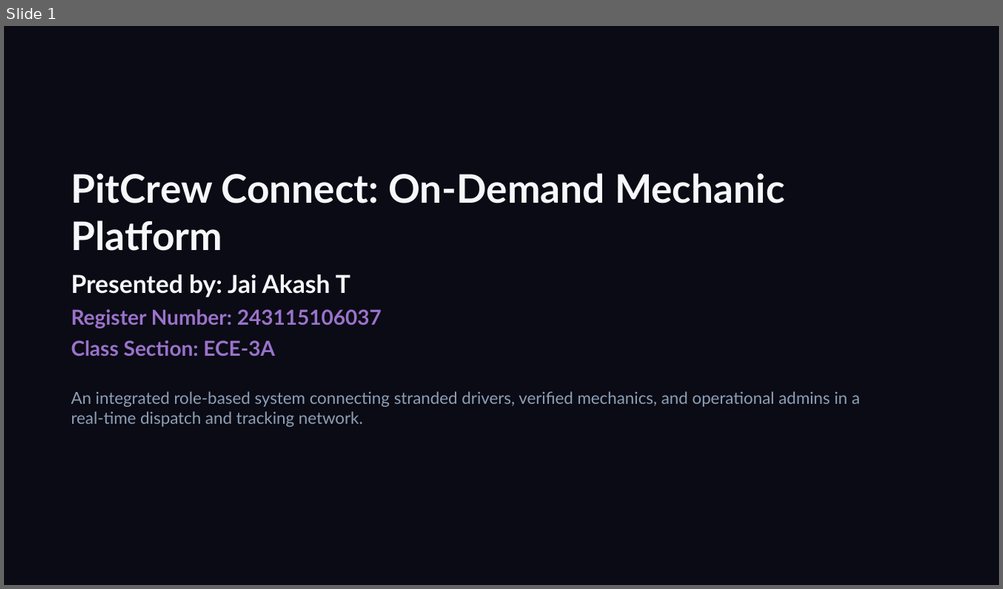
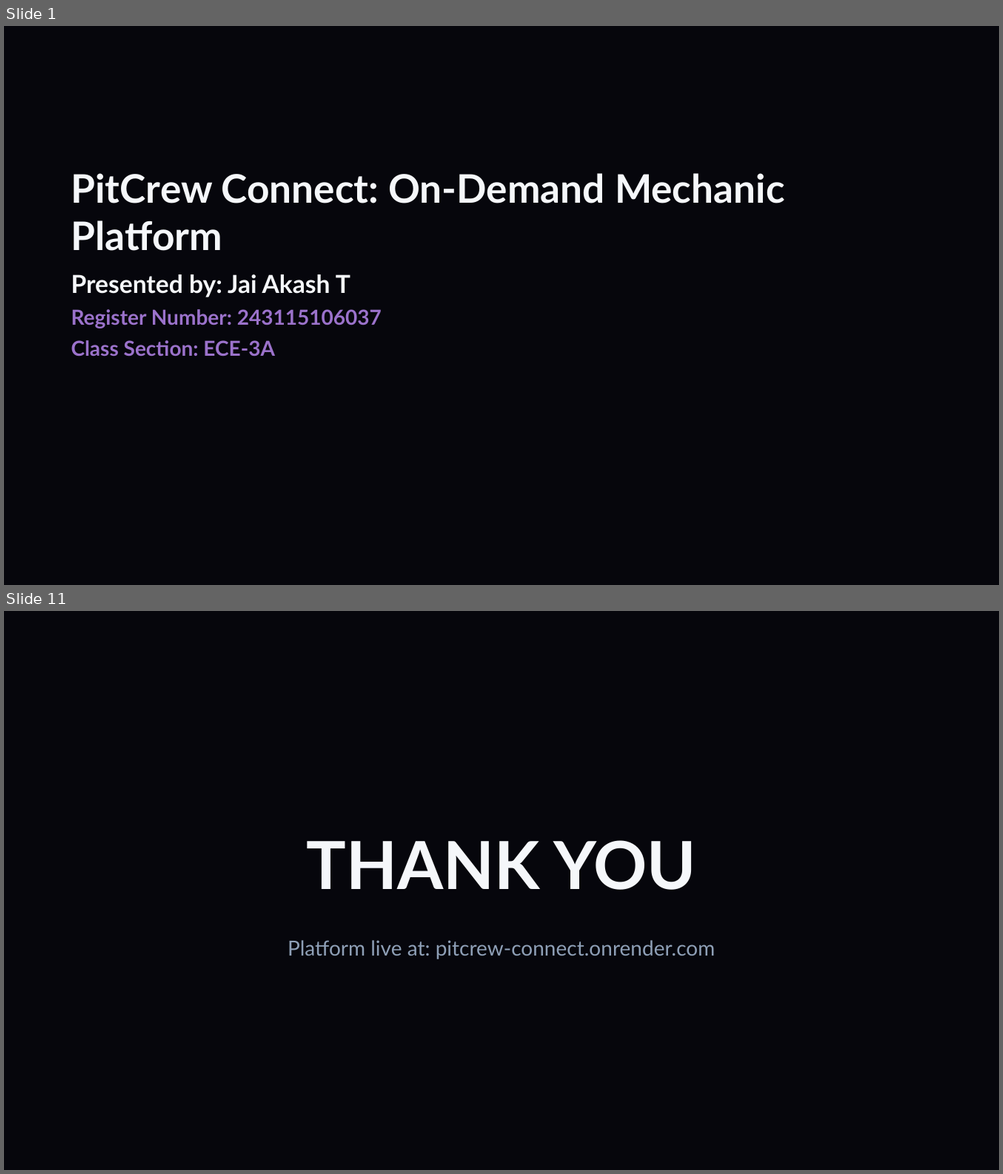
Before and after one commit to jaiAkash1209/Ecube-ppt, a slide deck: PitCrew_Connect_Showcase.pptx. Shown one above the other, each under a label of ours: slide 1 before the commit, slides 1 and 11 after it; the slides between them are not shown. The pictures are 1003x589 and 1003x1174 pixels, drawn with LibreOffice and Linux fonts; fonts in the diff are those of the drawing. Boxes give left, top, right and bottom in pixels: in the first picture for what was removed or moved away, otherwise in the second. Text is boxed around its words. In the diff, an @@ line names an element or a change of style, - is before the commit and + after.

```diff
--- a/PitCrew_Connect_Showcase.pptx
+++ b/PitCrew_Connect_Showcase.pptx
@@ slide 11 added at (4, 611, 999, 1170), background #06060C @@
@@ text added at (307, 840, 696, 890), 64 pt, text #F5F7FA, bold @@
+THANK YOU
@@ text added at (287, 940, 715, 960), 20 pt, text #8E9FB6 @@
+Platform live at: pitcrew-connect.onrender.com
@@ slide 1 changed as well @@
@@ background #0A0B14 to #06060C @@
@@ text removed at (71, 392, 859, 427) @@
-An integrated role-based system connecting stranded drivers, verified mechanics, and operational admins in a real-time dispatch and tracking network.
```
Also in this commit, not shown: 4 other slides changed, 5 other slides added, 3 slides removed, 4 other files.
